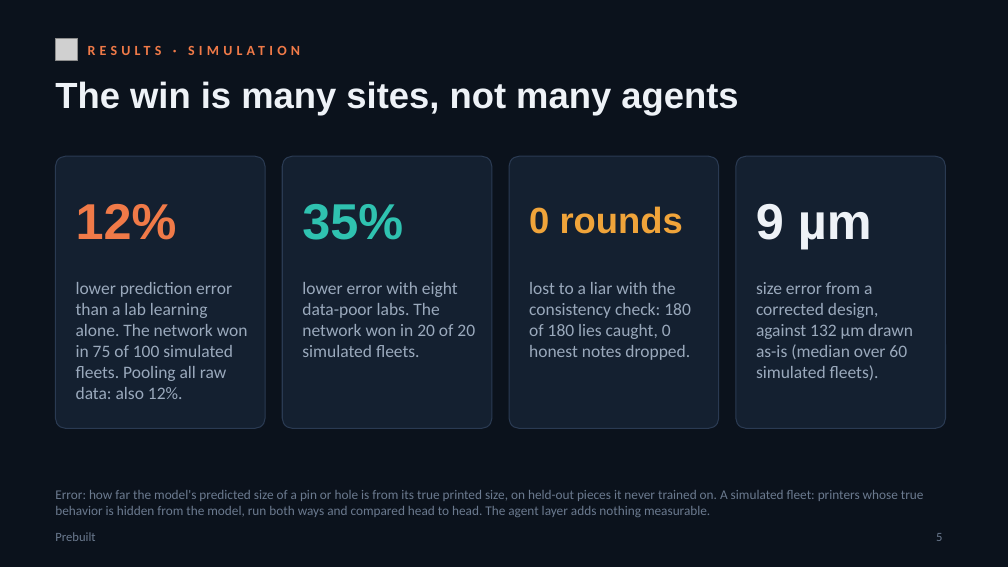
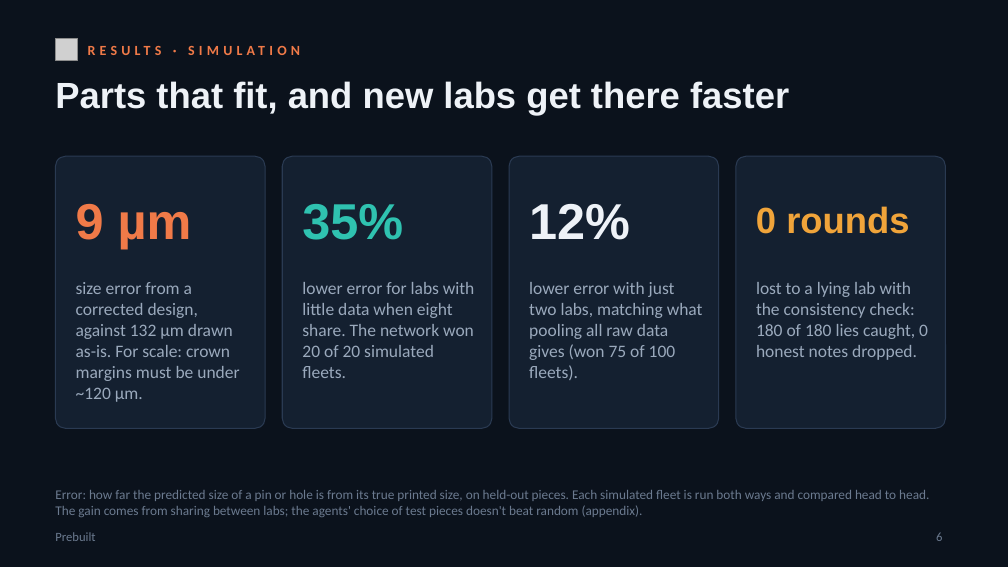
Before and after one commit to matte-realize/prebuilt, a slide deck: slide 6 of docs/slides/prebuilt-pitch.pptx (slide 5 before the commit). Drawn at 1008x567 pixels with LibreOffice and Linux fonts; fonts in the diff are those of the drawing; grey boxes stand for pictures. Boxes give left, top, right and bottom in pixels: in the first picture for what was removed or moved away, otherwise in the second. Text is boxed around its words. In the diff, an @@ line names an element or a change of style, - is before the commit and + after.

```diff
--- a/docs/slides/prebuilt-pitch.pptx
+++ b/docs/slides/prebuilt-pitch.pptx
@@ text at <box>55,81,789,116</box>: text changed @@
-The win is many sites, not many agents
+Parts that fit, and new labs get there faster
@@ text at <box>76,204,192,249</box>: text changed @@
-12%
+9 µm
@@ text at <box>529,204,630,240</box>: text changed; size 26 to 36 pt; text colour #F0A43A to #EEF2F7 @@
-0 rounds
+12%
@@ text at <box>756,206,909,234</box>: text changed; size 36 to 26 pt; text colour #EEF2F7 to #F0A43A @@
-9 µm
+0 rounds
@@ text at <box>76,282,239,402</box>: text changed @@
-lower prediction error than a lab learning alone. The network won in 75 of 100 simulated fleets. Pooling all raw data: also 12%.
+size error from a corrected design, against 132 µm drawn as-is. For scale: crown margins must be under ~120 µm.
@@ text at <box>302,282,475,378</box>: text changed @@
-lower error with eight data-poor labs. The network won in 20 of 20 simulated fleets.
+lower error for labs with little data when eight share. The network won 20 of 20 simulated fleets.
@@ text at <box>529,282,703,380</box>: text changed @@
-lost to a liar with the consistency check: 180 of 180 lies caught, 0 honest notes dropped.
+lower error with just two labs, matching what pooling all raw data gives (won 75 of 100 fleets).
@@ text at <box>756,282,928,360</box>: text changed @@
-size error from a corrected design, against 132 µm drawn as-is (median over 60 simulated fleets).
+lost to a lying lab with the consistency check: 180 of 180 lies caught, 0 honest notes dropped.
@@ text at <box>55,490,929,517</box>: text changed @@
-Error: how far the model's predicted size of a pin or hole is from its true printed size, on held-out pieces it never trained on. A simulated fleet: printers whose true behavior is hidden from the model, run both ways and compared head to head. The agent layer adds nothing measurable.
+Error: how far the predicted size of a pin or hole is from its true printed size, on held-out pieces. Each simulated fleet is run both ways and compared head to head. The gain comes from sharing between labs; the agents' choice of test pieces doesn't beat random (appendix).
```
Also in this commit, not shown: 2 other slides changed, 1 slide added, 6 other files.
